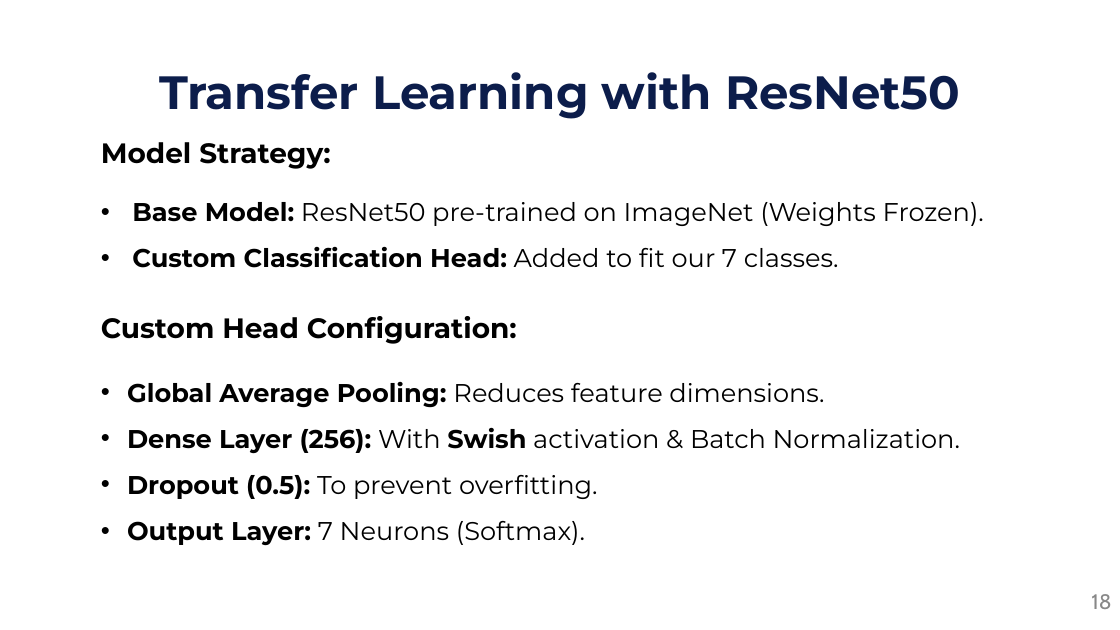
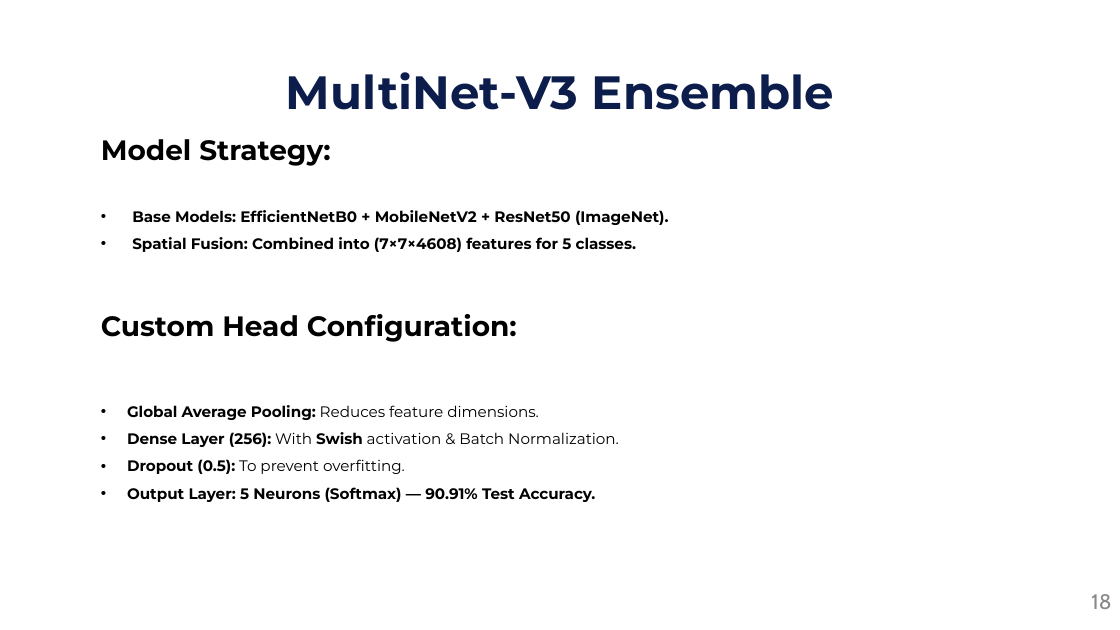
Before and after one commit to mamunonweb/capstone, a slide deck: slide 18 of 01/presentation/Potato_Leaf_Disease_Defense_Slides.pptx. Drawn at 1120x630 pixels with LibreOffice and Linux fonts; fonts in the diff are those of the drawing. Boxes give left, top, right and bottom in pixels: in the first picture for what was removed or moved away, otherwise in the second. Text is boxed around its words. In the diff, an @@ line names an element or a change of style, - is before the commit and + after.

Commit message:
Align 01 report and slides with verified 3-model GPU results (MobileNetV2, MultiNet-V3, InceptionV3)

```diff
--- a/01/presentation/Potato_Leaf_Disease_Defense_Slides.pptx
+++ b/01/presentation/Potato_Leaf_Disease_Defense_Slides.pptx
@@ text at (x1=286, y1=72, x2=834, y2=110): text changed @@
-Transfer Learning with ResNet50
+MultiNet-V3 Ensemble
@@ text at (x1=132, y1=210, x2=669, y2=252): text changed; size 22 to 13 pt; bold on @@
-• Base Model: ResNet50 pre-trained on ImageNet (Weights Frozen).
-• Custom Classification Head: Added to fit our 7 classes.
+• Base Models: EfficientNetB0 + MobileNetV2 + ResNet50 (ImageNet).
+• Spatial Fusion: Combined into (7×7×4608) features for 5 classes.
@@ text at (x1=127, y1=405, x2=619, y2=474): size 22 to 13 pt in "Global Average Pooling: Reduces feature dimensions.", "Dense Layer (256): With Swish activation & ...", "Dropout (0.5): To prevent overfitting." @@
@@ text at (x1=127, y1=487, x2=595, y2=502): text changed; size 22 to 13 pt; bold on @@
-• Output Layer: 7 Neurons (Softmax).
+• Output Layer: 5 Neurons (Softmax) — 90.91% Test Accuracy.
```
Also in this commit, not shown: 28 other slides changed, 1 slide added, 2 slides removed, 25 other files.
